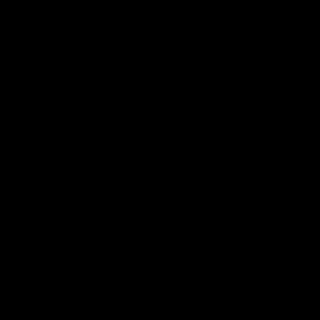
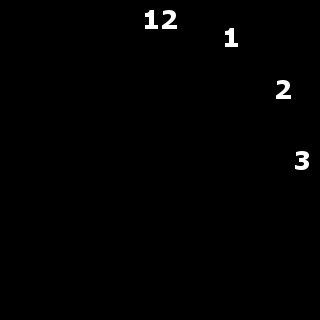
Two versions of the same layered image (320 × 320). Layer-by-layer changes:
added layer "3" above "2" over bbox(295, 151, 309, 170)
added layer "2" above "1" over bbox(276, 80, 291, 99)
added layer "1" above "12" over bbox(225, 28, 238, 47)
added layer "12" above "Background" over bbox(145, 10, 177, 29)
